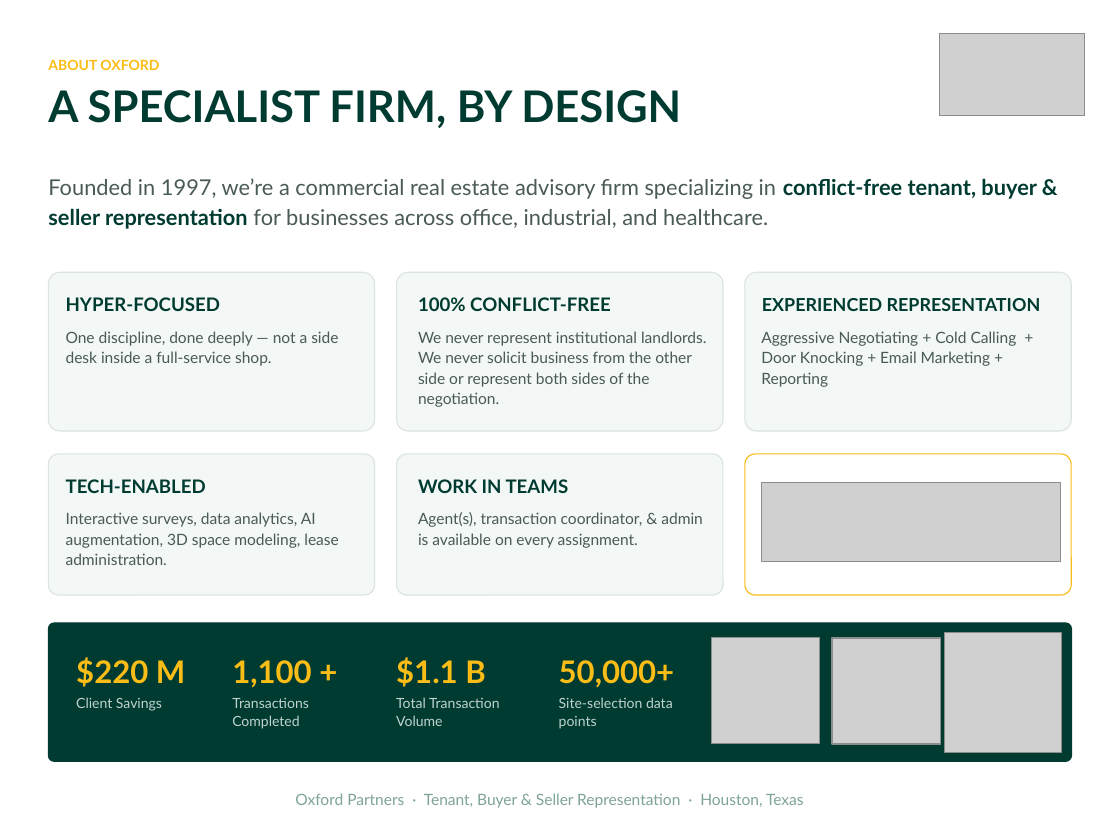
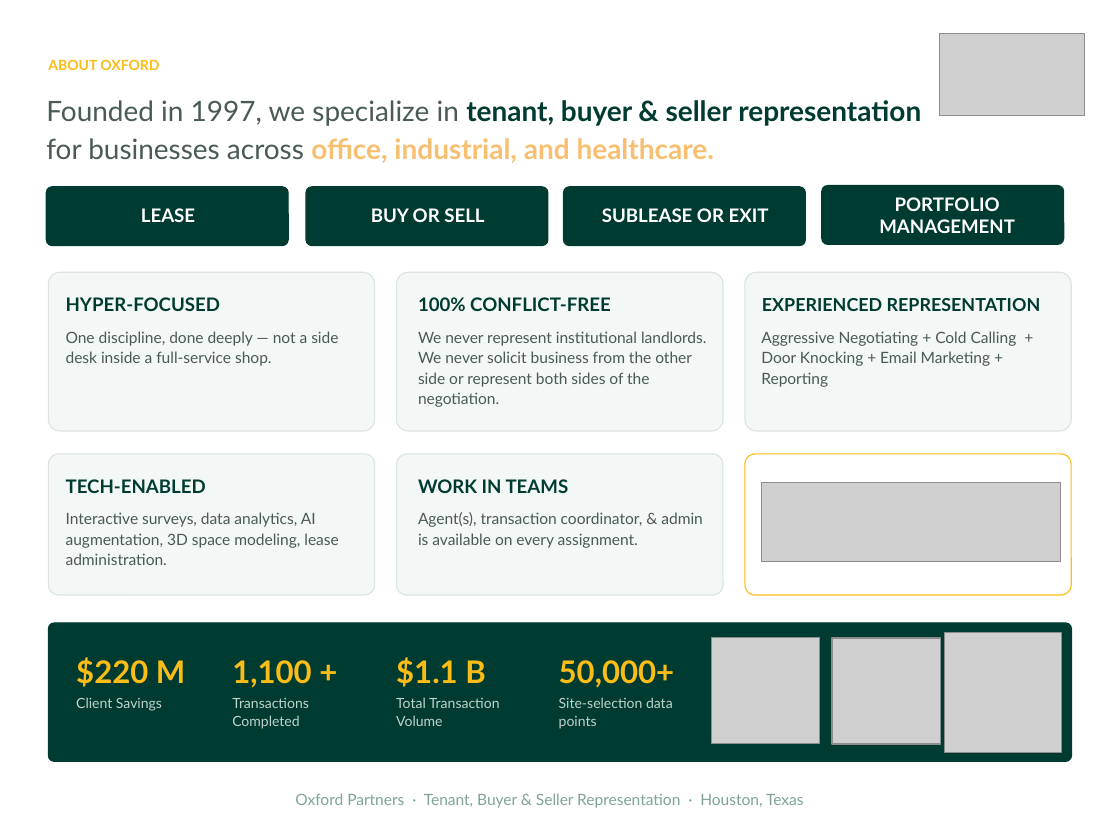
Before and after one commit to rhartsell-ar/oxford-templates, a slide deck: slide 2 of Oxford_How_We_Work_ Updated Sept 2026.pptx. Drawn at 1120x840 pixels with LibreOffice and Linux fonts; fonts in the diff are those of the drawing; grey boxes stand for pictures. Boxes give left, top, right and bottom in pixels: in the first picture for what was removed or moved away, otherwise in the second. Text is boxed around its words. In the diff, an @@ line names an element or a change of style, - is before the commit and + after.

```diff
--- a/Oxford_How_We_Work_ Updated Sept 2026.pptx
+++ b/Oxford_How_We_Work_ Updated Sept 2026.pptx
@@ text at [46,100,921,163]: text changed; size 14 to 18 pt; bold on @@
-Founded in 1997, we’re a commercial real estate advisory firm specializing in conflict-free tenant, buyer & seller representation for businesses across office, industrial, and healthcare.
+Founded in 1997, we specialize in tenant, buyer & seller representation
+for businesses across office, industrial, and healthcare.
@@ text removed at [48,90,681,128] @@
-A SPECIALIST FIRM, BY DESIGN
@@ rounded rectangle added at [46,187,288,246], fill #003B31, outline #003B31 0.75 pt @@
@@ text added at [141,208,195,222], 12 pt, text #FFFFFF, bold @@
+LEASE
@@ rounded rectangle added at [306,187,548,246], fill #003B31, outline #003B31 0.75 pt @@
@@ text added at [371,208,484,222], 12 pt, text #FFFFFF, bold @@
+BUY OR SELL
@@ rounded rectangle added at [563,187,805,246], fill #003B31, outline #003B31 0.75 pt @@
@@ text added at [602,208,769,222], 12 pt, text #FFFFFF, bold @@
+SUBLEASE OR EXIT
@@ rounded rectangle added at [822,186,1064,245], fill #003B31, outline #003B31 0.75 pt @@
@@ text added at [879,197,1015,233], 12 pt, text #FFFFFF, bold @@
+PORTFOLIO MANAGEMENT
```
Also in this commit, not shown: 1 slide removed.
